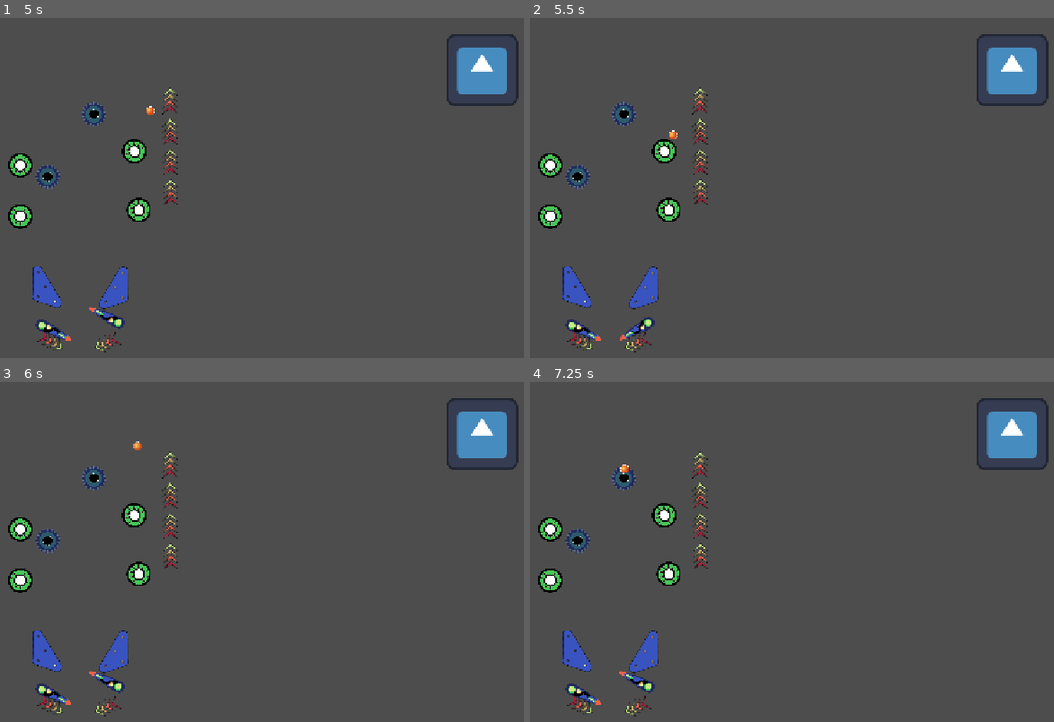
Above: before the commit, frames 1-4 (two rows, left to right).
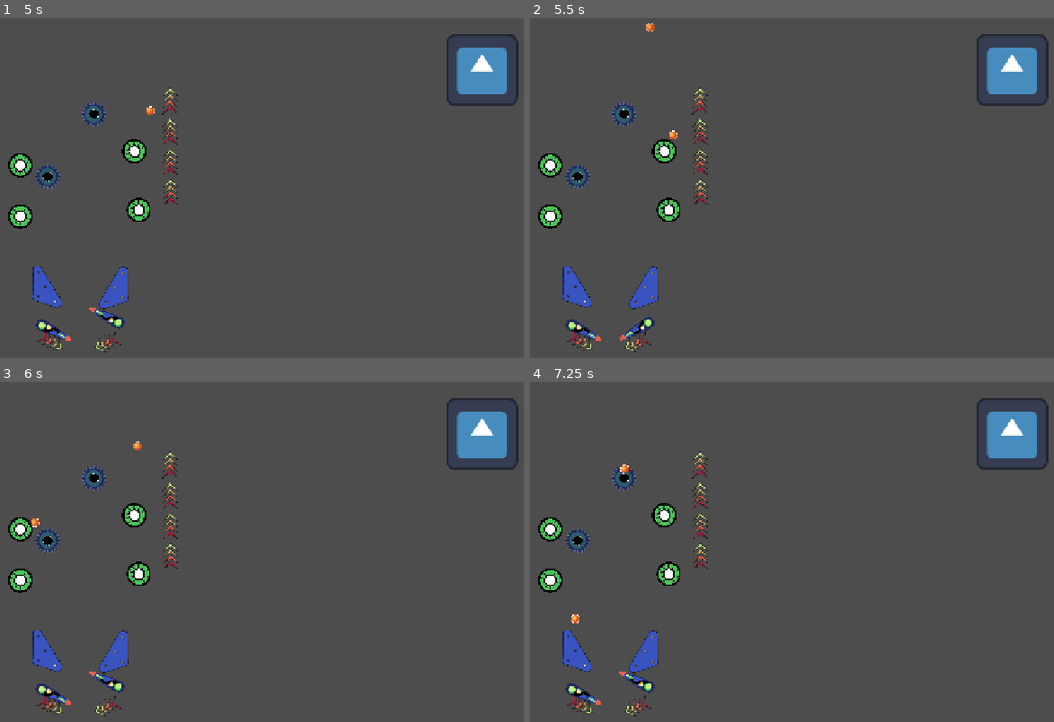
Above: after the commit, the same moments.

Repository: panorb/ludum-dare-60
Game: Godot game, scene res://world.tscn
Same seed, same stepped clock (60 frames per second), same inputs: the game is played once before the commit and once after it. The engine's default icon, where the game draws it, is replaced by a stand-in: a white triangle on a blue panel in a dark square.
Inputs:
- Up to frame 1 (5 s): tap Enter at 0.5, 2 s; hold Up (ui_up) 0.53-2.03 s; tap Space at 1.25, 4.25 s; hold Left (ui_left) 2.03-4.28 s; hold Right (ui_right) from 4.28 s (still down)
- Up to frame 2 (5.5 s): tap Enter at 5 s; release Right (ui_right) at 5.03 s; hold Up (ui_up) from 5.03 s (still down)
- Up to frame 3 (6 s): tap Space at 5.75 s; release Up (ui_up) at 5.78 s; hold Right (ui_right) from 5.78 s (still down)
- Up to frame 4 (7.25 s): keep holding Right (ui_right)

Frame 1 is identical in both runs. In frame 2, less than 0.1% of the frame differs, in the area x 22-24%, y 1-4%; in frame 3, less than 0.1%; in frame 4, less than 0.1%.

Commit message:
Added multiball support

Diff:
--- a/godot/playingfield/pinball_playfield.gd
+++ b/godot/playingfield/pinball_playfield.gd
@@ -8,15 +8,18 @@
 @onready var drop_out := $DropOut
 
 var score := 0
+var active_balls := 0
 
 func _ready() -> void:
 	drop_out.body_entered.connect(_on_drop_out)
 
 func _on_drop_out(body: Node2D) -> void:
 	body.queue_free()
-	game_over.emit(score)
-	score = 0
-	running = false
+	active_balls -= 1
+	if active_balls <= 0:
+		game_over.emit(score)
+		score = 0
+		running = false
 
 const BALL_SCENE = preload("res://playingfield/ball.tscn")
 
@@ -32,8 +35,8 @@
 	pass
 
 func start() -> void:
-	if running:
-		return
+	#if running:
+	#	return
 	running = true
 	plunge_ball()
 
@@ -42,6 +45,7 @@
 	add_child(ball)
 	ball.global_position = Vector2(345, 590)
 	ball.linear_velocity = Vector2(0, -1500)
+	active_balls += 1
 
 func flip_left_press() -> void:
 	flipper_left.press()
